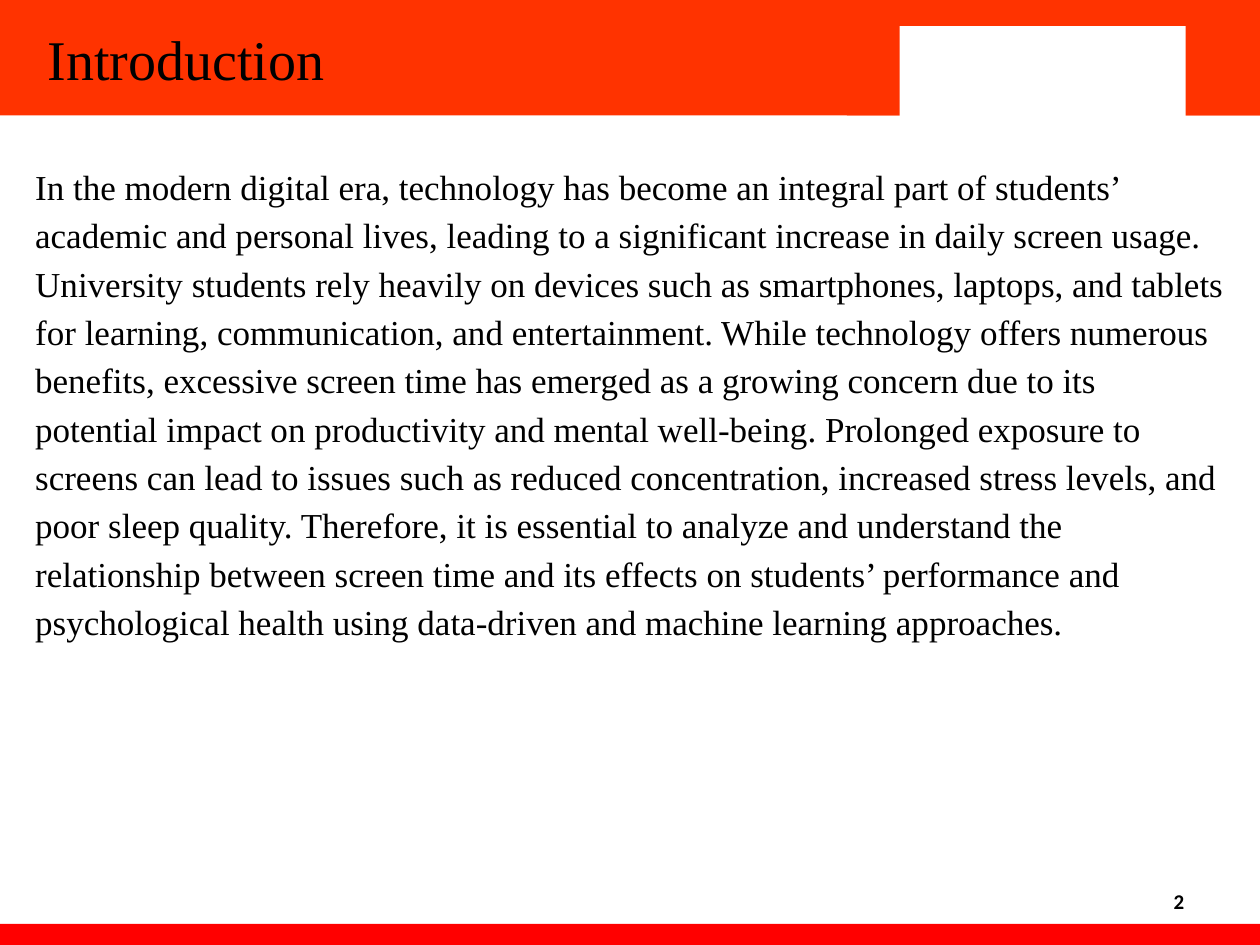
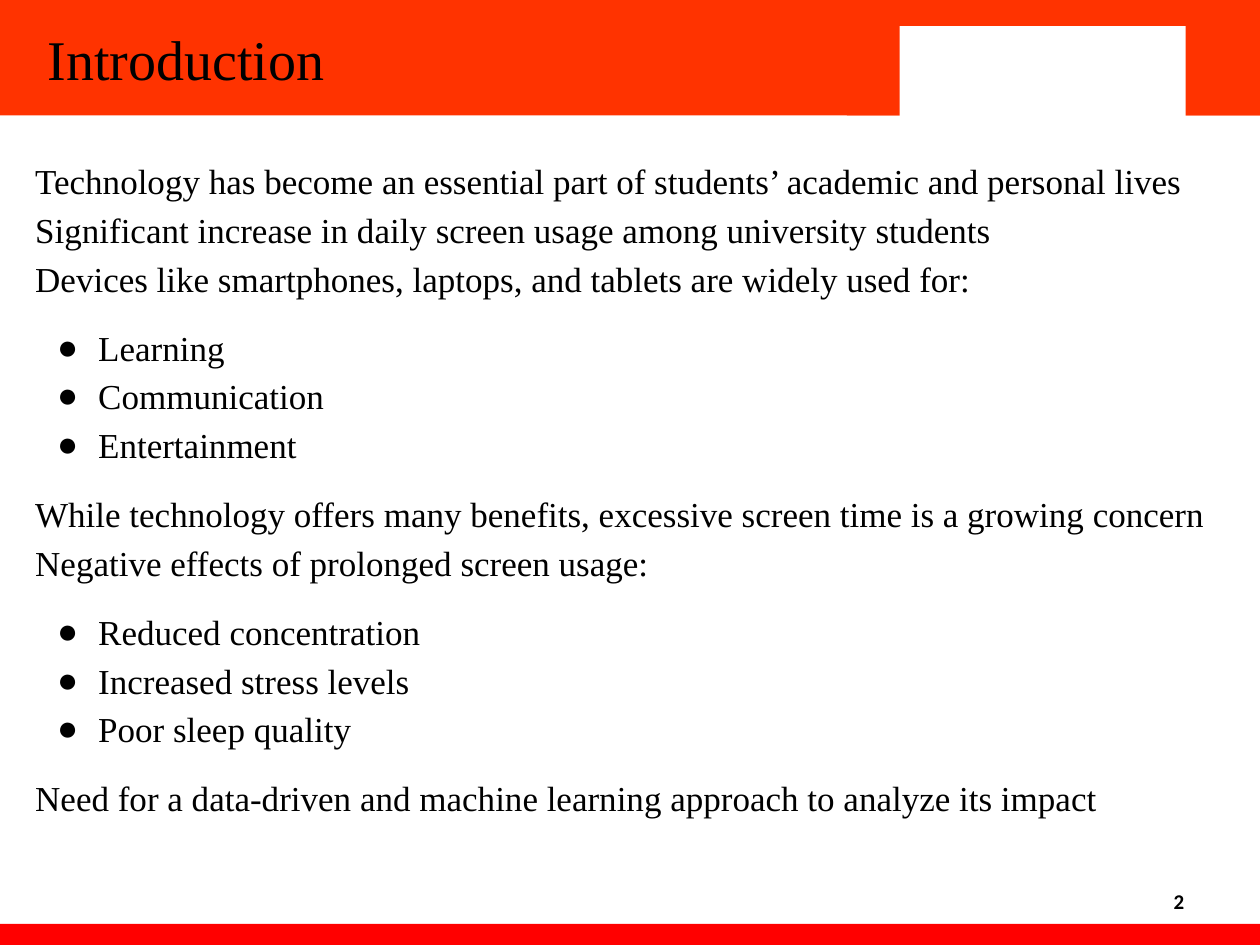
Before and after one commit to saanchi301103/screen-time-analysis, a slide deck: slide 2 of PPT/presentation.pptx. Drawn at 1260x945 pixels with LibreOffice and Linux fonts; fonts in the diff are those of the drawing; background and template pictures are left out. Boxes give left, top, right and bottom in pixels: in the first picture for what was removed or moved away, otherwise in the second. Text is boxed around its words. In the diff, an @@ line names an element or a change of style, - is before the commit and + after.

```diff
--- a/PPT/presentation.pptx
+++ b/PPT/presentation.pptx
@@ text at (x1=35, y1=169, x2=1204, y2=819): text changed @@
-In the modern digital era, technology has become an integral part of students’ academic and personal lives, leading to a significant increase in daily screen usage. University students rely heavily on devices such as smartphones, laptops, and tablets for learning, communication, and entertainment. While technology offers numerous benefits, excessive screen time has emerged as a growing concern due to its potential impact on productivity and mental well-being. Prolonged exposure to screens can lead to issues such as reduced concentration, increased stress levels, and poor sleep quality. Therefore, it is essential to analyze and understand the relationship between screen time and its effects on students’ performance and psychological health using data-driven and machine learning approaches.
+Technology has become an essential part of students’ academic and personal lives
+Significant increase in daily screen usage among university students
+Devices like smartphones, laptops, and tablets are widely used for:
+● Learning
+● Communication
+● Entertainment
+While technology offers many benefits, excessive screen time is a growing concern
+Negative effects of prolonged screen usage:
+● Reduced concentration
+● Increased stress levels
+● Poor sleep quality
+Need for a data-driven and machine learning approach to analyze its impact
```
Also in this commit, not shown: 3 other slides changed, 2 slides added.
